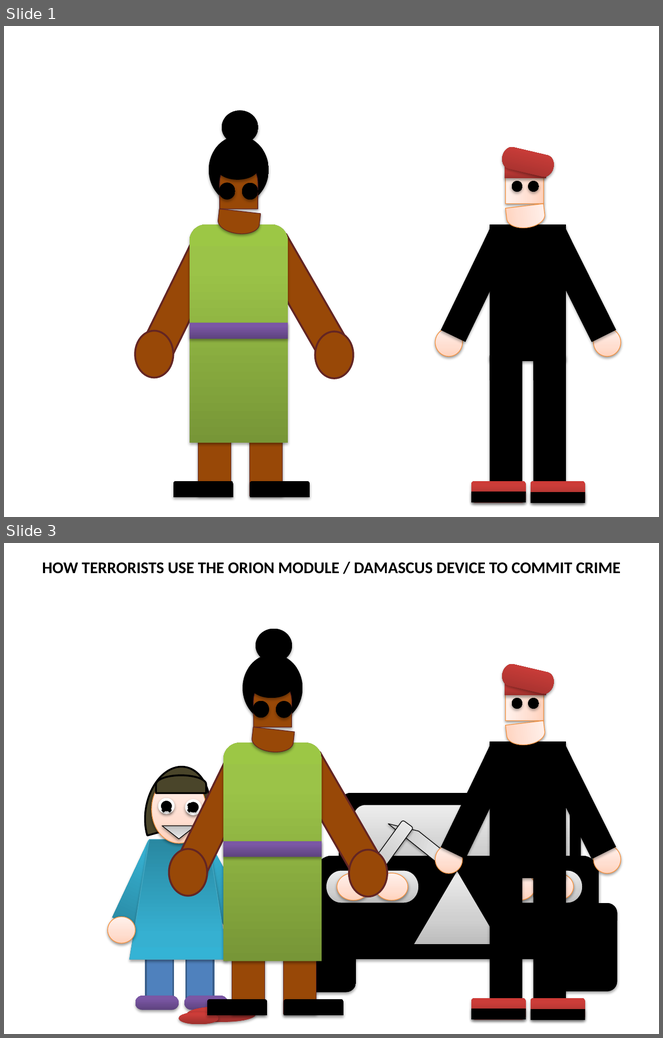
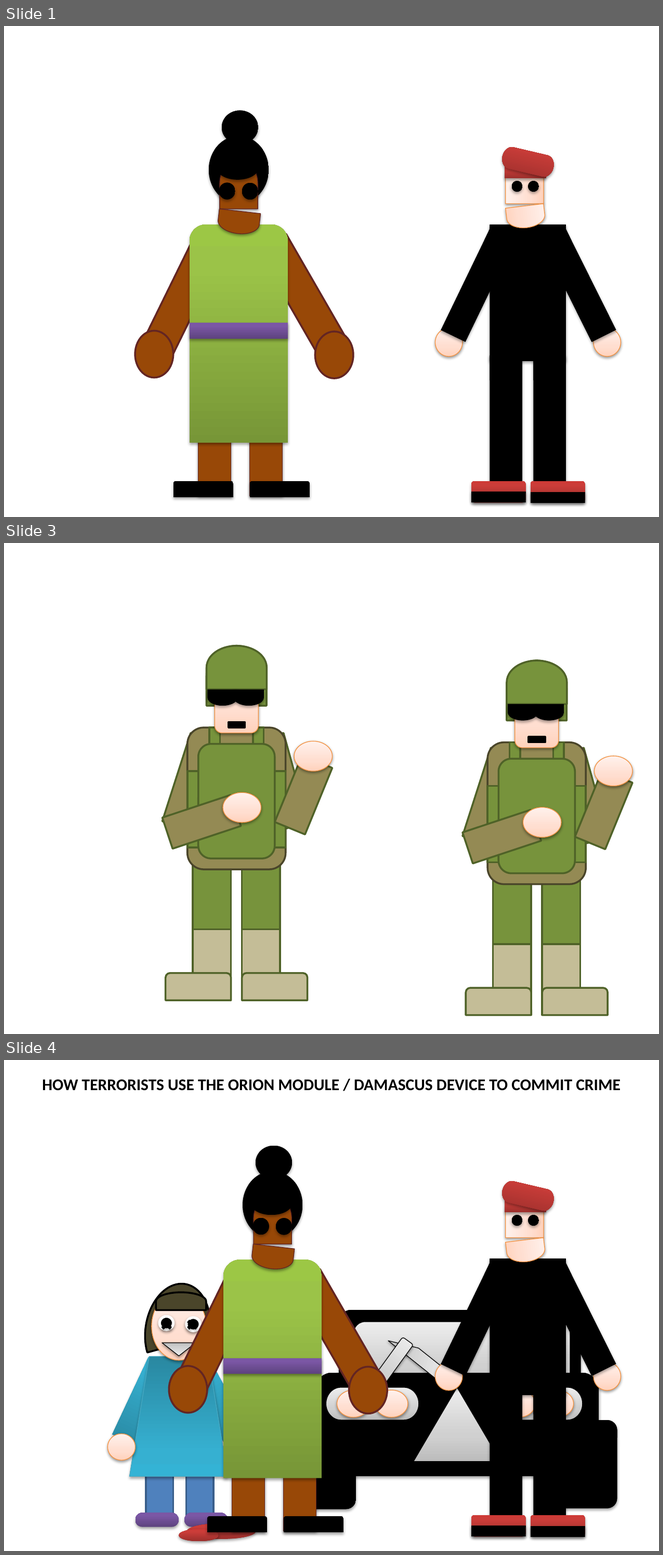
Before and after one commit to EmeraldCityIT/ORION-MODULE-Quantization-Recomposition-of-Biological-Lattice-Structures, a slide deck: incomplete-presentation.pptx. Shown one above the other, each under a label of ours: slides 1 and 3 before the commit, slides 1, 3 and 4 after it; the slides between them are not shown. The pictures are 663x1038 and 663x1555 pixels, drawn with LibreOffice and Linux fonts; fonts in the diff are those of the drawing. Boxes give left, top, right and bottom in pixels: in the first picture for what was removed or moved away, otherwise in the second. Text is boxed around its words. In the diff, an @@ line names an element or a change of style, - is before the commit and + after.

```diff
--- a/incomplete-presentation.pptx
+++ b/incomplete-presentation.pptx
@@ slide 3 added at bbox=[4, 543, 659, 1034], background #FFFFFF @@
@@ group added at bbox=[162, 645, 332, 1001]: 12 rectangles, 4 flow chart delays, 3 rounded rectangles, 2 round same rects, 2 ellipses @@
@@ group added at bbox=[488, 661, 586, 884]: 4 flow chart delays, 4 rectangles, 3 rounded rectangles @@
@@ rectangle added at bbox=[462, 748, 522, 847], fill #948A54, outline #4F6228 2 pt @@
@@ rectangle added at bbox=[553, 748, 609, 847], fill #948A54, outline #4F6228 2 pt @@
@@ ellipse added at bbox=[594, 756, 632, 786], fill gradient #FFD2BD to #FFDED0 to #FFF2ED, outline #F69240 0.75 pt @@
@@ rectangle added at bbox=[575, 771, 633, 850], fill #948A54, outline #4F6228 2 pt @@
@@ ellipse added at bbox=[523, 808, 561, 838], fill gradient #FFD2BD to #FFDED0 to #FFF2ED, outline #F69240 0.75 pt @@
@@ rectangle added at bbox=[463, 810, 541, 864], fill #948A54, outline #4F6228 2 pt @@
@@ group added at bbox=[466, 873, 608, 1015]: 4 rectangles, 2 round same rects @@
@@ what was slide 3 is now slide 4 @@
```
Also in this commit, not shown: 2 slides changed, 1 other slide added.
